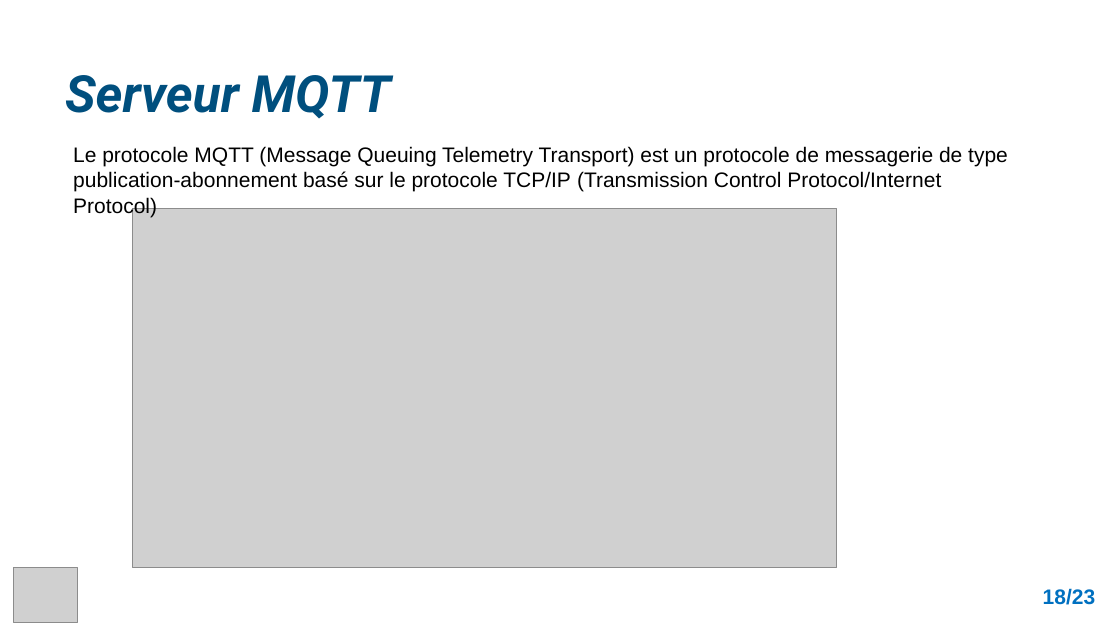
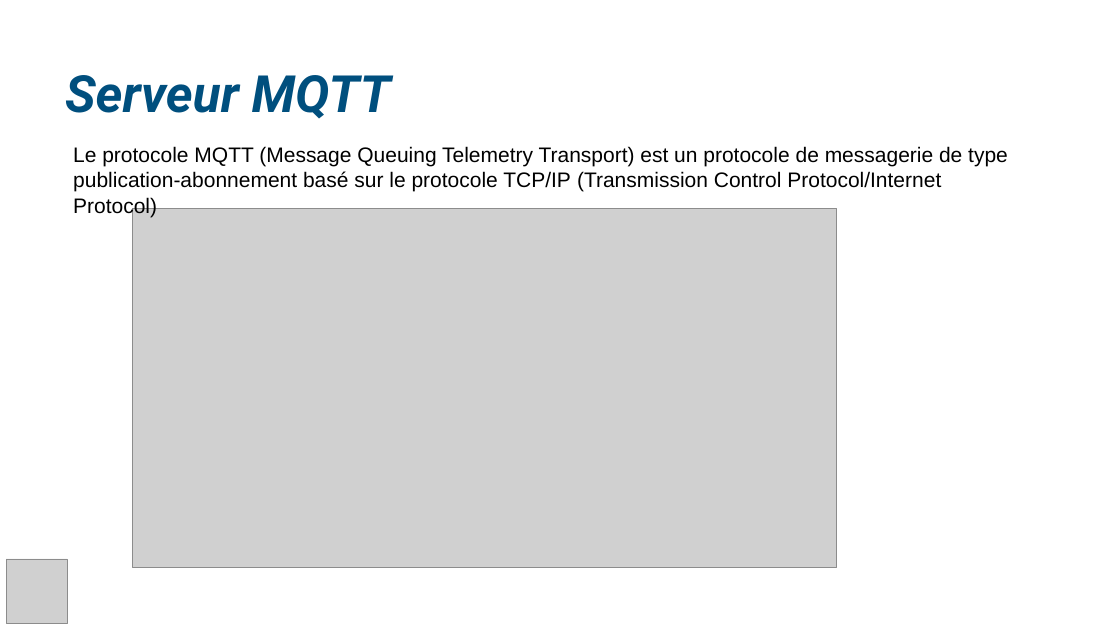
Before and after one commit to AnthonyKTTR67/projet, a slide deck: slide 18 of Rapport_&_Revue/Revue 2/Presentation_Revue_2_KETTERER_Anthony.pptx. Drawn at 1120x630 pixels with LibreOffice and Linux fonts; fonts in the diff are those of the drawing; grey boxes stand for pictures; background and template pictures are left out. Boxes give left, top, right and bottom in pixels: in the first picture for what was removed or moved away, otherwise in the second. Text is boxed around its words. In the diff, an @@ line names an element or a change of style, - is before the commit and + after.

```diff
--- a/Rapport_&_Revue/Revue 2/Presentation_Revue_2_KETTERER_Anthony.pptx
+++ b/Rapport_&_Revue/Revue 2/Presentation_Revue_2_KETTERER_Anthony.pptx
@@ picture: place and size @@
-picture at [13,568,77,623]
+picture at [6,559,67,623]
@@ text removed at [1043,588,1096,605] @@
-18/23
```
Also in this commit, not shown: 3 other slides changed, 17 slides added, 19 slides removed, 20 other files.
